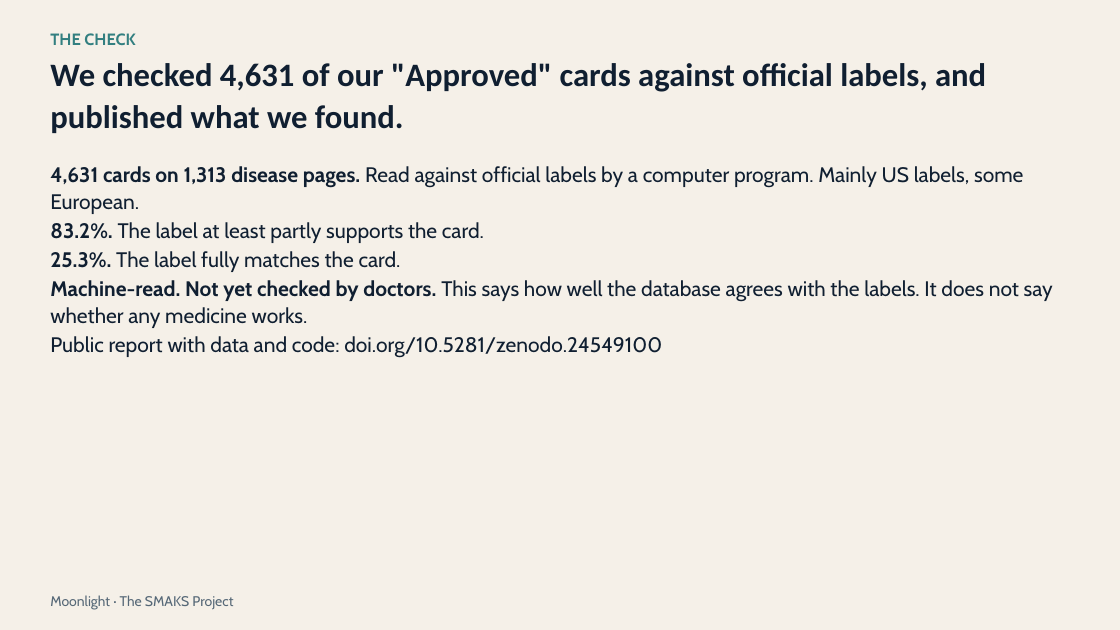
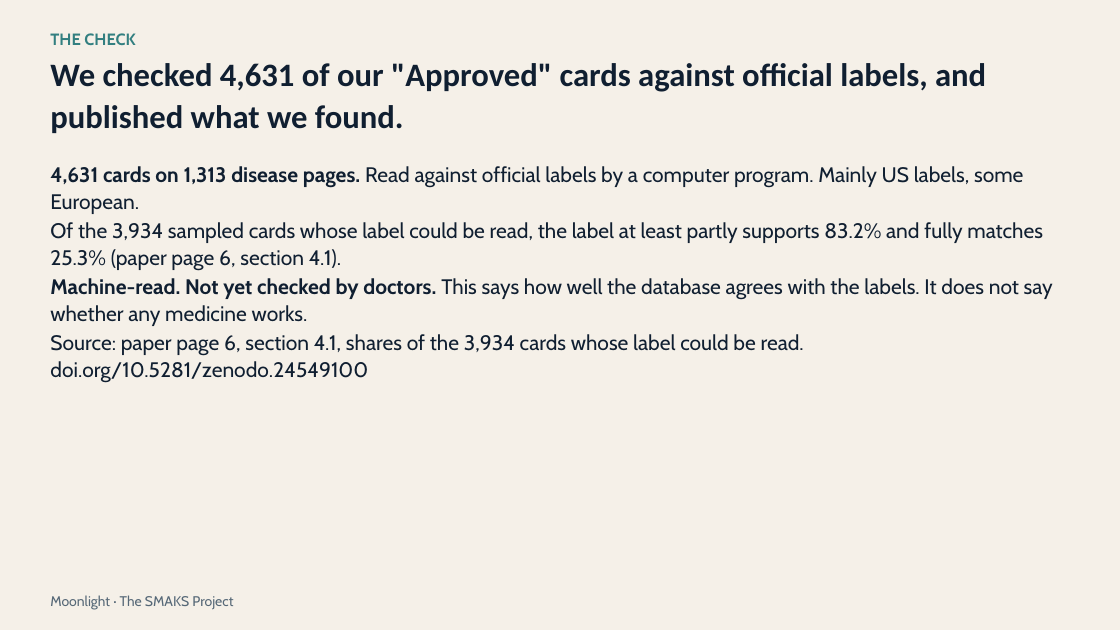
Before and after one commit to Moonlight-Clues/moonlight, a slide deck: slide 5 of docs/pitch/moonlight-deck-doctors-19nov.pptx. Drawn at 1120x630 pixels with LibreOffice and Linux fonts; fonts in the diff are those of the drawing. Boxes give left, top, right and bottom in pixels: in the first picture for what was removed or moved away, otherwise in the second. Text is boxed around its words. In the diff, an @@ line names an element or a change of style, - is before the commit and + after.

```diff
--- a/docs/pitch/moonlight-deck-doctors-19nov.pptx
+++ b/docs/pitch/moonlight-deck-doctors-19nov.pptx
@@ text at [50, 222, 1043, 271]: text changed @@
-83.2%. The label at least partly supports the card.
-25.3%. The label fully matches the card.
+Of the 3,934 sampled cards whose label could be read, the label at least partly supports 83.2% and fully matches 25.3% (paper page 6, section 4.1).
@@ text at [50, 334, 804, 383]: text changed @@
-Public report with data and code: doi.org/10.5281/zenodo.24549100
+Source: paper page 6, section 4.1, shares of the 3,934 cards whose label could be read. doi.org/10.5281/zenodo.24549100
```
Also in this commit, not shown: 1 other file.
